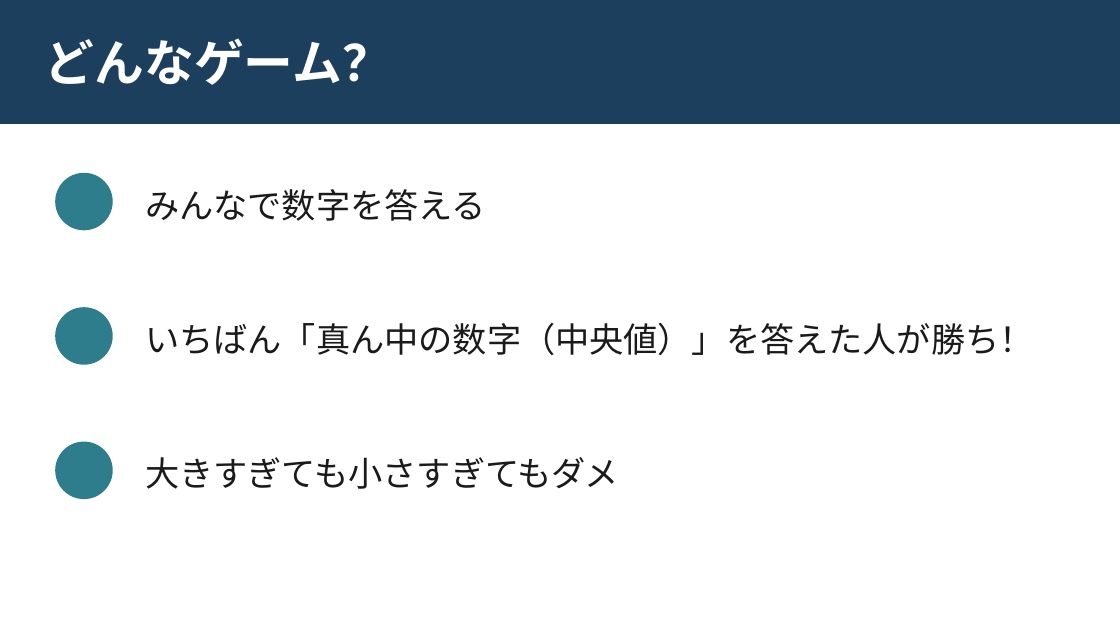
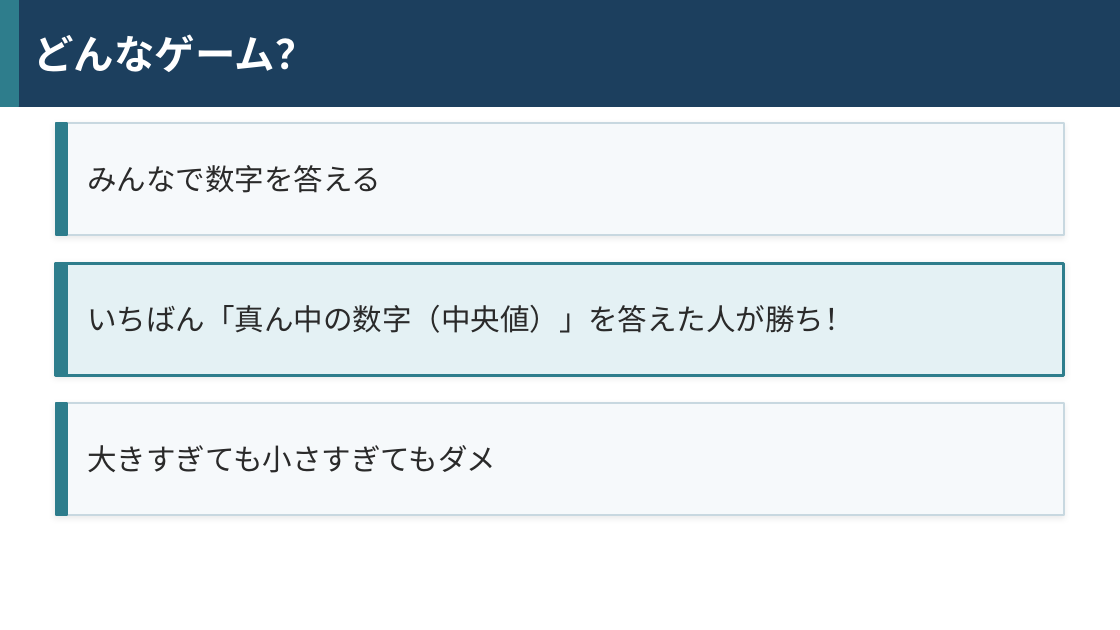
Before and after one commit to tagiiii/roomk-tools, a slide deck: slide 2 of docs/iisen-show-guide.pptx. Drawn at 1120x630 pixels with LibreOffice and Linux fonts; fonts in the diff are those of the drawing. Boxes give left, top, right and bottom in pixels: in the first picture for what was removed or moved away, otherwise in the second. Text is boxed around its words. In the diff, an @@ line names an element or a change of style, - is before the commit and + after.

```diff
--- a/docs/iisen-show-guide.pptx
+++ b/docs/iisen-show-guide.pptx
@@ rectangle: place and size @@
-rectangle at <box>0,0,1120,123</box>
+rectangle at <box>0,0,1120,106</box>
@@ rectangle added at <box>0,0,18,106</box>, fill #2E7D8C, outline #2E7D8C 1 pt @@
@@ text "どんなゲーム？": place and size @@
-text "どんなゲーム？" at <box>45,38,392,85</box>
+text "どんなゲーム？" at <box>34,34,316,72</box>
@@ text "どんなゲーム？" at <box>34,34,316,72</box>: size 32 to 26 pt, font Noto Sans CJK JP to Montserrat @@
@@ rectangle added at <box>56,123,1064,235</box>, fill #F6F9FB, outline #C8D8E0 1 pt @@
@@ rectangle added at <box>56,123,67,235</box>, fill #2E7D8C, outline #2E7D8C 1 pt @@
@@ size 22 to 19 pt, font Noto Sans CJK JP to Calibri, text colour #1A1A1A to #2A2A2A in 3 elements at <box>87,445,496,473</box>, <box>87,305,854,333</box>, <box>87,165,381,193</box> @@
@@ text "みんなで数字を答える": place and size @@
-text "みんなで数字を答える" at <box>145,189,486,221</box>
+text "みんなで数字を答える" at <box>87,165,381,193</box>
@@ ellipse removed at <box>56,174,112,230</box> @@
@@ rectangle added at <box>56,263,1064,375</box>, fill #E4F1F4, outline #2E7D8C 2 pt @@
@@ rectangle added at <box>56,263,67,375</box>, fill #2E7D8C, outline #2E7D8C 1 pt @@
@@ text "いちばん「真ん中の数字（中央値）」を答えた人が勝ち！": place and size @@
-text "いちばん「真ん中の数字（中央値）」を答えた人が勝ち！" at <box>145,323,1033,355</box>
+text "いちばん「真ん中の数字（中央値）」を答えた人が勝ち！" at <box>87,305,854,333</box>
@@ ellipse removed at <box>56,308,112,364</box> @@
@@ rectangle added at <box>56,403,1064,515</box>, fill #F6F9FB, outline #C8D8E0 1 pt @@
@@ rectangle added at <box>56,403,67,515</box>, fill #2E7D8C, outline #2E7D8C 1 pt @@
@@ text "大きすぎても小さすぎてもダメ": place and size @@
-text "大きすぎても小さすぎてもダメ" at <box>145,457,619,489</box>
+text "大きすぎても小さすぎてもダメ" at <box>87,445,496,473</box>
@@ ellipse removed at <box>56,442,112,498</box> @@
```
Also in this commit, not shown: 5 other slides changed, 2 other files.
